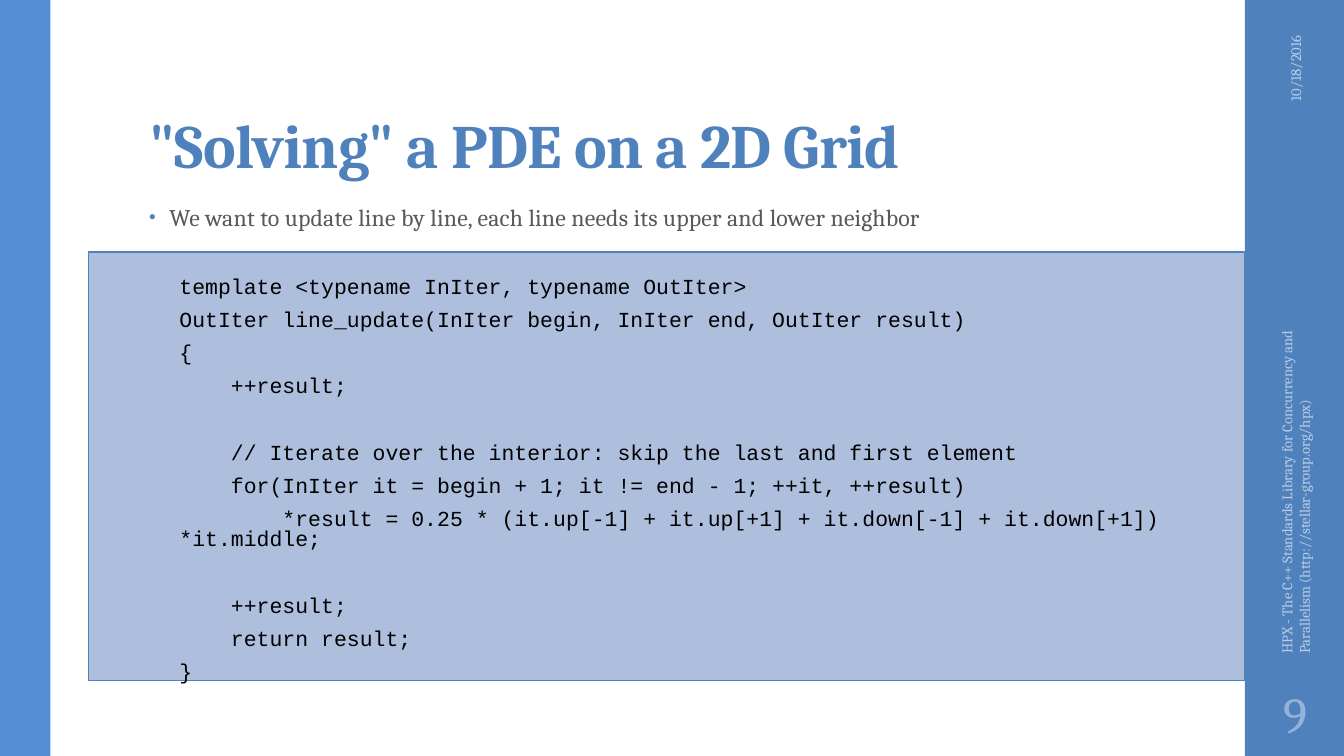
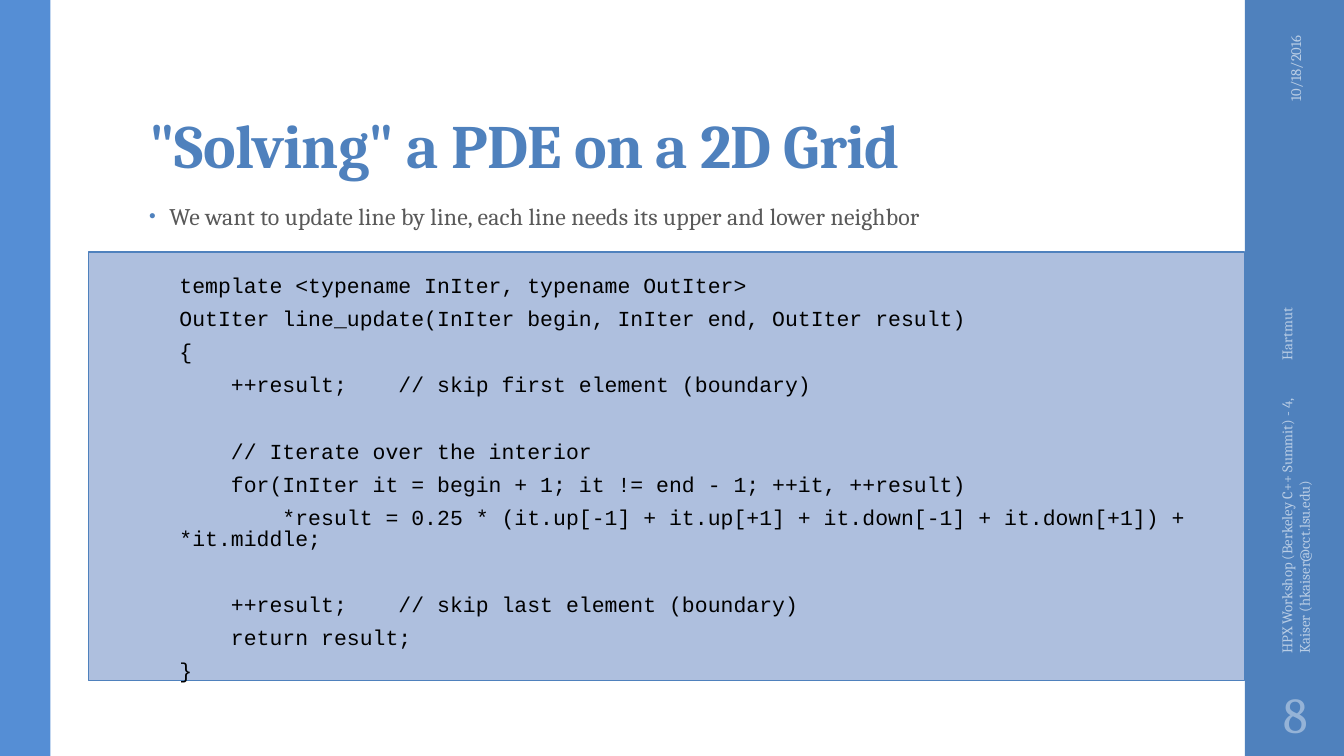
Before and after one commit to STEllAR-GROUP/tutorials, a slide deck: slide 8 of lbl2016/HPX Workshop (Berkeley C++ Summit) - 4.pptx (slide 9 before the commit). Drawn at 1344x756 pixels with LibreOffice and Linux fonts; fonts in the diff are those of the drawing; background and template pictures are left out. Boxes give left, top, right and bottom in pixels: in the first picture for what was removed or moved away, otherwise in the second. Text is boxed around its words. In the diff, an @@ line names an element or a change of style, - is before the commit and + after.

```diff
--- a/lbl2016/HPX Workshop (Berkeley C++ Summit) - 4.pptx
+++ b/lbl2016/HPX Workshop (Berkeley C++ Summit) - 4.pptx
@@ text at <box>231,377,811,460</box>: text changed @@
-  ++result;
-  // Iterate over the interior: skip the last and first element
+  ++result; // skip first element (boundary)
+  // Iterate over the interior
@@ text at <box>1277,399,1313,652</box>: text changed @@
-HPX - The C++ Standards Library for Concurrency and Parallelism (http://stellar-group.org/hpx)
+HPX Workshop (Berkeley C++ Summit) - 4, Hartmut Kaiser (hkaiser@cct.lsu.edu)
@@ text at <box>179,510,1159,617</box>: text changed @@
-  *result = 0.25 * (it.up[-1] + it.up[+1] + it.down[-1] + it.down[+1]) *it.middle;
-  ++result;
+  *result = 0.25 * (it.up[-1] + it.up[+1] + it.down[-1] + it.down[+1]) + *it.middle;
+  ++result; // skip last element (boundary)
@@ page number at <box>1283,699,1307,733</box>: text changed @@
-9
+8
```
Also in this commit, not shown: 10 other slides changed, 10 slides added, 2 other files.
